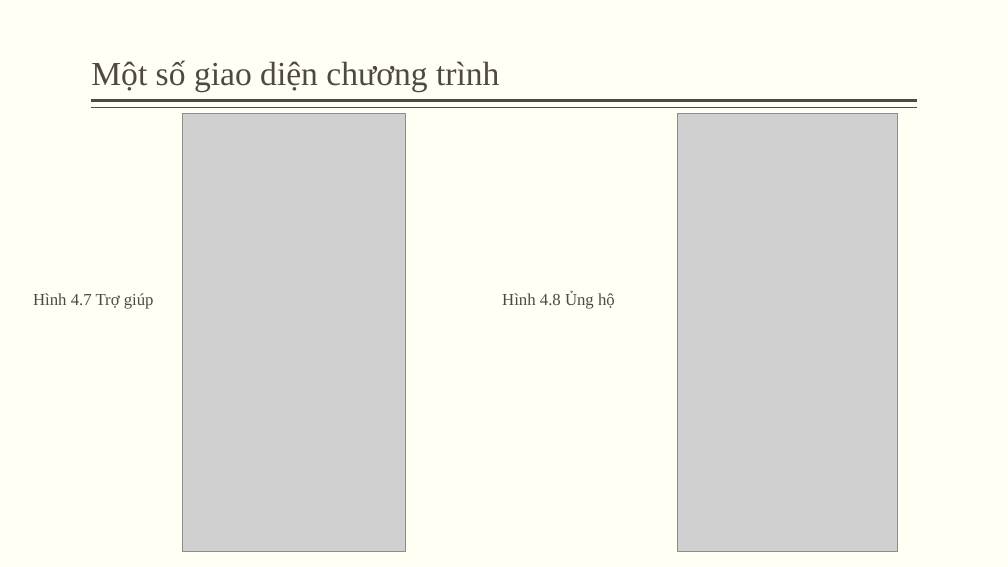
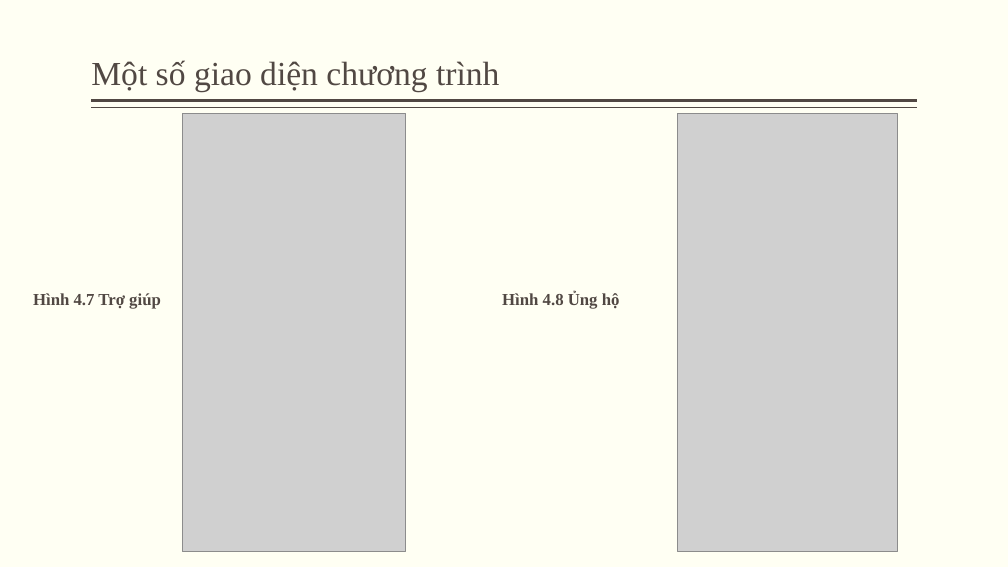
Before and after one commit to neekon2508/DATN, a slide deck: slide 16 of Document/bao-ao-do-an-tot-nghiep.pptx. Drawn at 1008x567 pixels with LibreOffice and Linux fonts; fonts in the diff are those of the drawing; grey boxes stand for pictures. Boxes give left, top, right and bottom in pixels: in the first picture for what was removed or moved away, otherwise in the second. Text is boxed around its words. In the diff, an @@ line names an element or a change of style, - is before the commit and + after.

```diff
--- a/Document/bao-ao-do-an-tot-nghiep.pptx
+++ b/Document/bao-ao-do-an-tot-nghiep.pptx
@@ text "Hình 4.7 Trợ giúp" at <box>33,293,161,309</box>: bold on @@
@@ text "Hình 4.8 Ủng hộ" at <box>502,292,620,309</box>: bold on @@
```
Also in this commit, not shown: 15 other slides changed, 1 other file.
